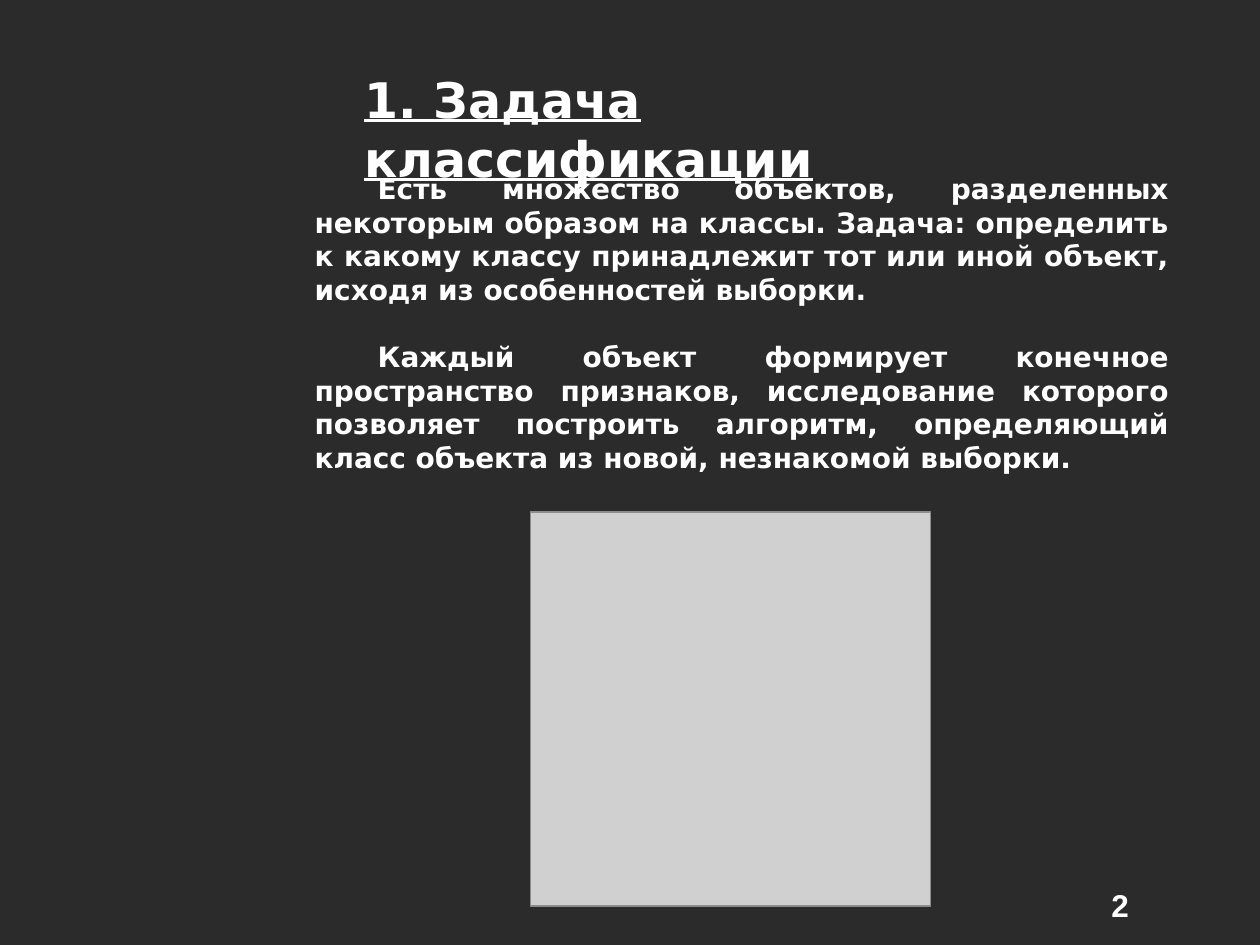
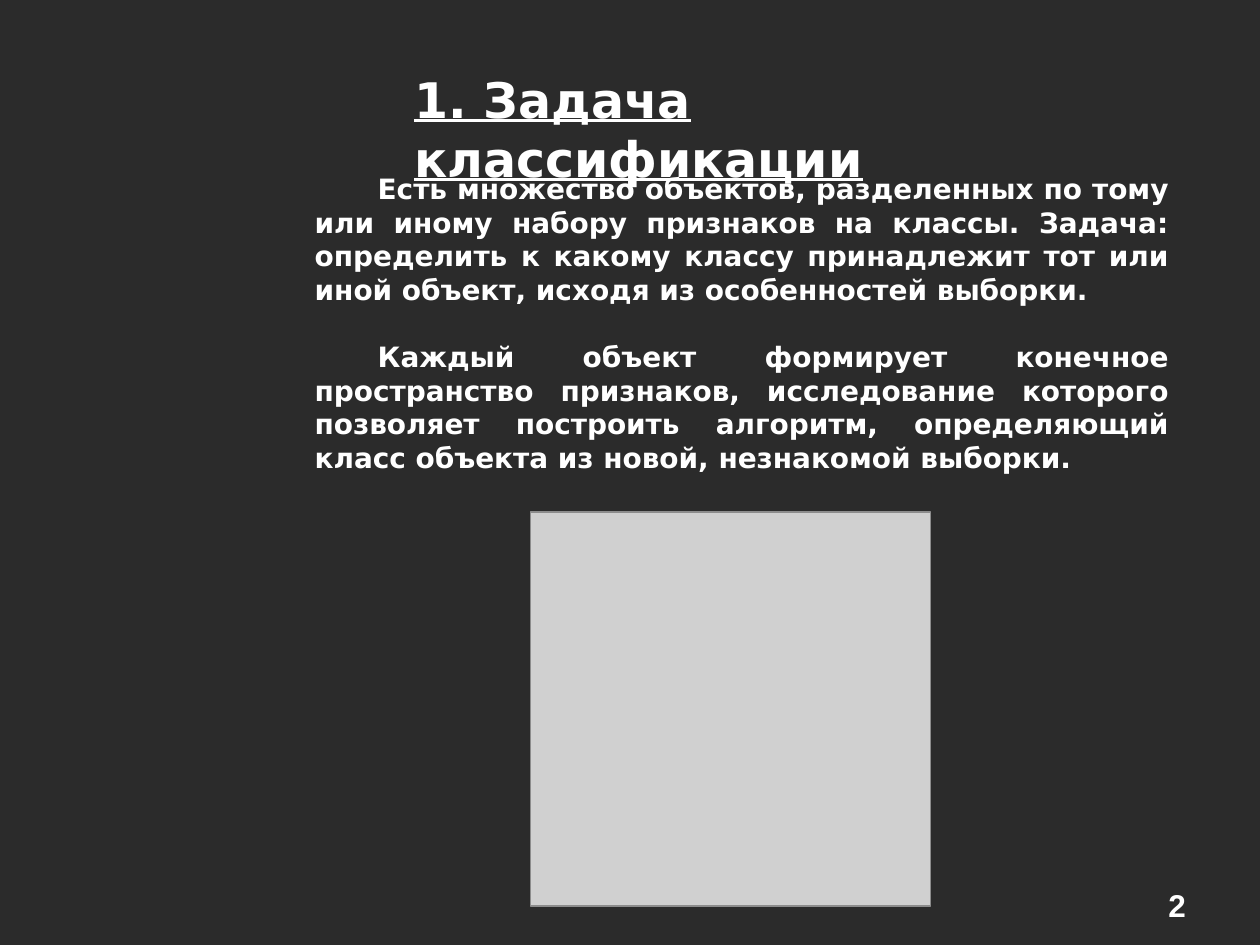
Before and after one commit to alexeyche/alexeyche-junk, a slide deck: slide 2 of cns/doc/conf.ppt. Drawn at 1260x945 pixels with LibreOffice and Linux fonts; fonts in the diff are those of the drawing; grey boxes stand for pictures; background and template pictures are left out; a plain dark background stands for a picture behind light text. Boxes give left, top, right and bottom in pixels: in the first picture for what was removed or moved away, otherwise in the second. Text is boxed around its words. In the diff, an @@ line names an element or a change of style, - is before the commit and + after.

```diff
--- a/cns/doc/conf.ppt
+++ b/cns/doc/conf.ppt
@@ text "1. Задача классификации": place and size @@
-text "1. Задача классификации" at (364, 81, 812, 188)
+text "1. Задача классификации" at (414, 81, 862, 188)
@@ text at (315, 177, 1169, 306): text changed @@
-Есть множество объектов, разделенных некоторым образом на классы. Задача: определить к какому классу принадлежит тот или иной объект, исходя из особенностей выборки.
+Есть множество объектов, разделенных по тому или иному набору признаков на классы. Задача: определить к какому классу принадлежит тот или иной объект, исходя из особенностей выборки.
@@ page number: place and size @@
-page number at (1111, 895, 1129, 917)
+page number at (1168, 895, 1186, 917)
```
Also in this commit, not shown: 13 other slides changed, 1 slide added, 1 slide removed, 1 other file.
